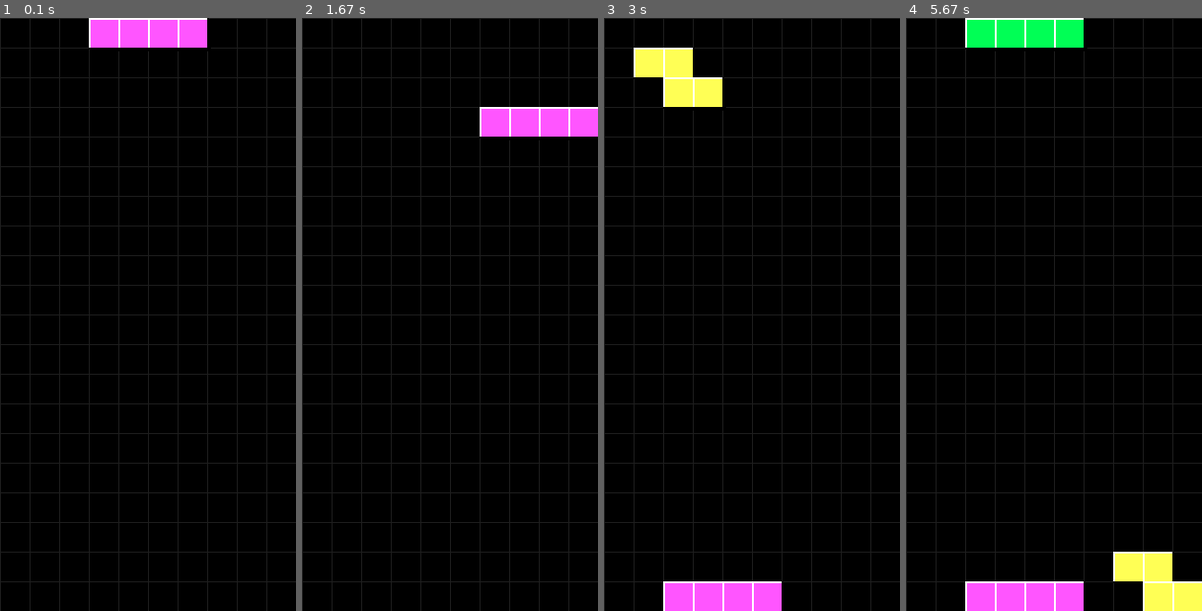
Above: before the commit, frames 1-4 (left to right).
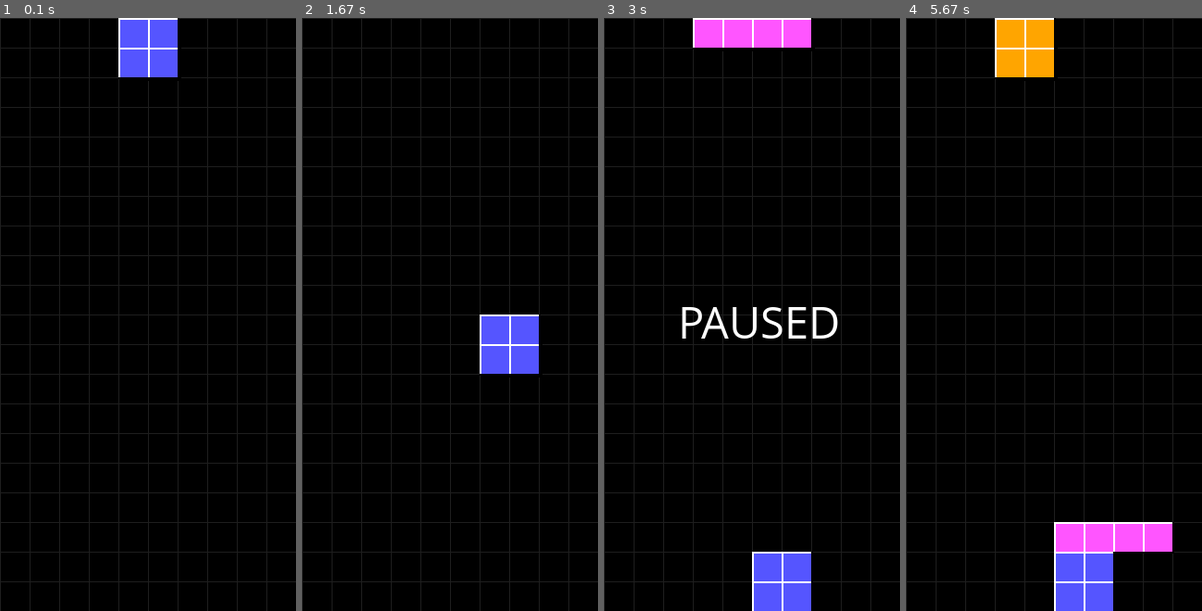
Above: after the commit, the same moments.

Repository: facbonum/tetris-pygame
Game: pygame game, started from tetris.py
The game is run twice, just before and just after one commit, with the same random seed, the same clock (stepped at 60 frames per second) and the same inputs.
Inputs:
- Up to frame 1 (0.1 s): no input
- Up to frame 2 (1.67 s): hold Right 0.33-0.8 s; hold Up 0.83-1.13 s; hold Right 1.17-1.63 s
- Up to frame 3 (3 s): hold Left 1.67-2.2 s; hold Down 2.23-2.57 s; hold P from 2.6 s (still down); hold Left from 2.6 s (still down)
- Up to frame 4 (5.67 s): release P at 3 s; release Left at 3 s; hold P 3.87-4.5 s; hold Right 3.87-4.5 s; hold Right 4.53-5.17 s; hold Down 5.2-5.57 s; hold Left from 5.6 s (still down)

The runs differ from the first frame. In frame 1, 3.0% of the frame differs, in the area x 30-72%, y 0-11%; in frame 2, 4.1%; in frame 3, 8.7%; in frame 4, 10%, in the area x 20-100%, y 0-100%.

Commit message:
Added Pausing

Diff:
--- a/tetris.py
+++ b/tetris.py
@@ -1,6 +1,7 @@
 import pygame
 import random
 import sys
+import time
 
 # Initialize Pygame
 pygame.init()
@@ -8,7 +9,7 @@
 # Screen settings
 SCREEN_WIDTH, SCREEN_HEIGHT = 320, 640
 screen = pygame.display.set_mode((SCREEN_WIDTH, SCREEN_HEIGHT))
-pygame.display.set_caption("Tengen Tetris")
+pygame.display.set_caption("Tetris")
 
 # Colors (retro palette)
 COLORS = [
@@ -20,7 +21,9 @@
 # Game constants
 BLOCK_SIZE = 32
 BOARD_WIDTH, BOARD_HEIGHT = SCREEN_WIDTH // BLOCK_SIZE, SCREEN_HEIGHT // BLOCK_SIZE
-FALL_SPEED, MOVE_DELAY, ROTATE_DELAY, HARD_DROP_DELAY = 30, 150, 200, 500
+FALL_SPEED = 500  # Slower falling speed (milliseconds)
+MOVE_DELAY = 150  # Delay for horizontal movement
+ROTATE_DELAY = 200  # Delay for rotation
 
 # Tetromino shapes
 SHAPES = [
@@ -49,7 +52,8 @@
                 pygame.draw.line(screen, BLACK, rect.topright, rect.bottomright, 2)
 
 # Rotate shape
-def rotate(shape): return [list(row) for row in zip(*shape[::-1])]
+def rotate(shape):
+    return [list(row) for row in zip(*shape[::-1])]
 
 # Valid position check
 def valid_position(board, shape, offset):
@@ -57,7 +61,11 @@
     for cy, row in enumerate(shape):
         for cx, cell in enumerate(row):
             if cell:
-                if off_x + cx < 0 or off_x + cx >= BOARD_WIDTH or off_y + cy >= BOARD_HEIGHT or board[off_y + cy][off_x + cx]:
+                # Check if the position is within bounds
+                if off_x + cx < 0 or off_x + cx >= BOARD_WIDTH or off_y + cy >= BOARD_HEIGHT:
+                    return False
+                # Check if there's already a block in the position
+                if off_y + cy >= 0 and board[off_y + cy][off_x + cx]:
                     return False
     return True
 
@@ -99,55 +107,69 @@
     def new_tetromino():
         shape = random.choice(SHAPES)
         color = random.choice(COLORS)
-        return shape, color, [BOARD_WIDTH // 2 - len(shape[0]) // 2, 0]
+        # Start spawn in the middle of the board, ensuring valid position
+        spawn_x = BOARD_WIDTH // 2 - len(shape[0]) // 2
+        spawn_y = 0  # Start from the top row
+        return shape, color, [spawn_x, spawn_y]
 
     current_shape, current_color, offset = new_tetromino()
-    fall_timer, hard_drop_timer, last_rotate_time, last_move_time = 0, 0, 0, 0
+    fall_timer = pygame.time.get_ticks()  # Start fall timer
+    last_rotate_time, last_move_time = 0, 0
+    paused = False
 
     while True:
         screen.fill(BLACK)
         for event in pygame.event.get():
-            if event.type == pygame.QUIT: pygame.quit(), sys.exit()
+            if event.type == pygame.QUIT:
+                pygame.quit()
+                sys.exit()
+            elif event.type == pygame.KEYDOWN:
+                if event.key == pygame.K_p:  # Toggle pause
+                    paused = not paused
+                if event.key == pygame.K_DOWN:  # Hard drop on down arrow
+                    offset = hard_drop(board, current_shape, offset)
+                if event.key == pygame.K_UP and not paused:  # Rotate
+                    rotated_shape = rotate(current_shape)
+                    if valid_position(board, rotated_shape, offset):
+                        current_shape = rotated_shape
+                if event.key == pygame.K_LEFT and not paused:  # Left movement
+                    new_offset = [offset[0] - 1, offset[1]]
+                    if valid_position(board, current_shape, new_offset):
+                        offset = new_offset
+                if event.key == pygame.K_RIGHT and not paused:  # Right movement
+                    new_offset = [offset[0] + 1, offset[1]]
+                    if valid_position(board, current_shape, new_offset):
+                        offset = new_offset
 
-        keys, current_time = pygame.key.get_pressed(), pygame.time.get_ticks()
+        # Gravity - control speed consistently
+        if not paused:
+            current_time = pygame.time.get_ticks()
+            if current_time - fall_timer >= FALL_SPEED:  # Ensure the timer is consistent
+                if valid_position(board, current_shape, [offset[0], offset[1] + 1]):
+                    offset[1] += 1
+                else:
+                    # Place the tetromino on the board at the final position
+                    for cy, row in enumerate(current_shape):
+                        for cx, cell in enumerate(row):
+                            if cell:
+                                board[offset[1] + cy][offset[0] + cx] = current_color
+                    # Clear lines and spawn a new tetromino
+                    lines_cleared = clear_lines(board)
+                    current_shape, current_color, offset = new_tetromino()  # Get a new tetromino
+                    fall_timer = pygame.time.get_ticks()  # Reset fall timer after tetromino placement
 
-        # Horizontal movement with delay
-        if current_time - last_move_time > MOVE_DELAY:
-            move_x = (keys[pygame.K_RIGHT] - keys[pygame.K_LEFT]) * 1  # Left or Right movement
-            if move_x != 0:
-                new_offset_x = offset[0] + move_x
-                if valid_position(board, current_shape, [new_offset_x, offset[1]]): offset[0] = new_offset_x
-                last_move_time = current_time
-
-        # Hard drop
-        if keys[pygame.K_DOWN] and current_time - hard_drop_timer > HARD_DROP_DELAY:
-            offset = hard_drop(board, current_shape, offset)
-            hard_drop_timer = current_time
-
-        # Rotation with delay
-        if keys[pygame.K_UP] and current_time - last_rotate_time > ROTATE_DELAY:
-            rotated_shape = rotate(current_shape)
-            if valid_position(board, rotated_shape, offset):
-                current_shape = rotated_shape
-                last_rotate_time = current_time
-
-        # Gravity
-        fall_timer += 1
-        if fall_timer >= FALL_SPEED:
-            if valid_position(board, current_shape, [offset[0], offset[1] + 1]):
-                offset[1] += 1
-            else:
-                for cy, row in enumerate(current_shape):
-                    for cx, cell in enumerate(row):
-                        if cell:
-                            board[offset[1] + cy][offset[0] + cx] = current_color
-                current_shape, current_color, offset = new_tetromino()
-            fall_timer = 0
-
+        # Draw the game
         draw_board(board)
         draw_tetromino(offset[0] * BLOCK_SIZE, offset[1] * BLOCK_SIZE, current_shape, current_color)
+
+        # If paused, display the pause screen
+        if paused:
+            font = pygame.font.SysFont('Segoe UI', 50)
+            pause_text = font.render("PAUSED", True, WHITE)
+            screen.blit(pause_text, (SCREEN_WIDTH // 4, SCREEN_HEIGHT // 2 - 25))
+
         pygame.display.update()
-        clock.tick(60)
+        clock.tick(8)
 
 # Run the game
 if __name__ == "__main__":
